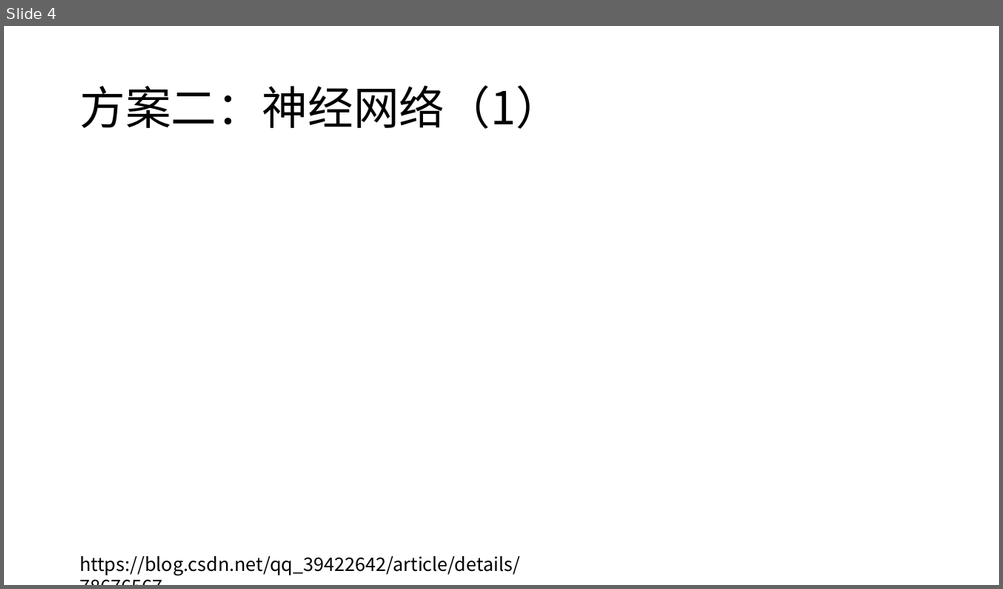
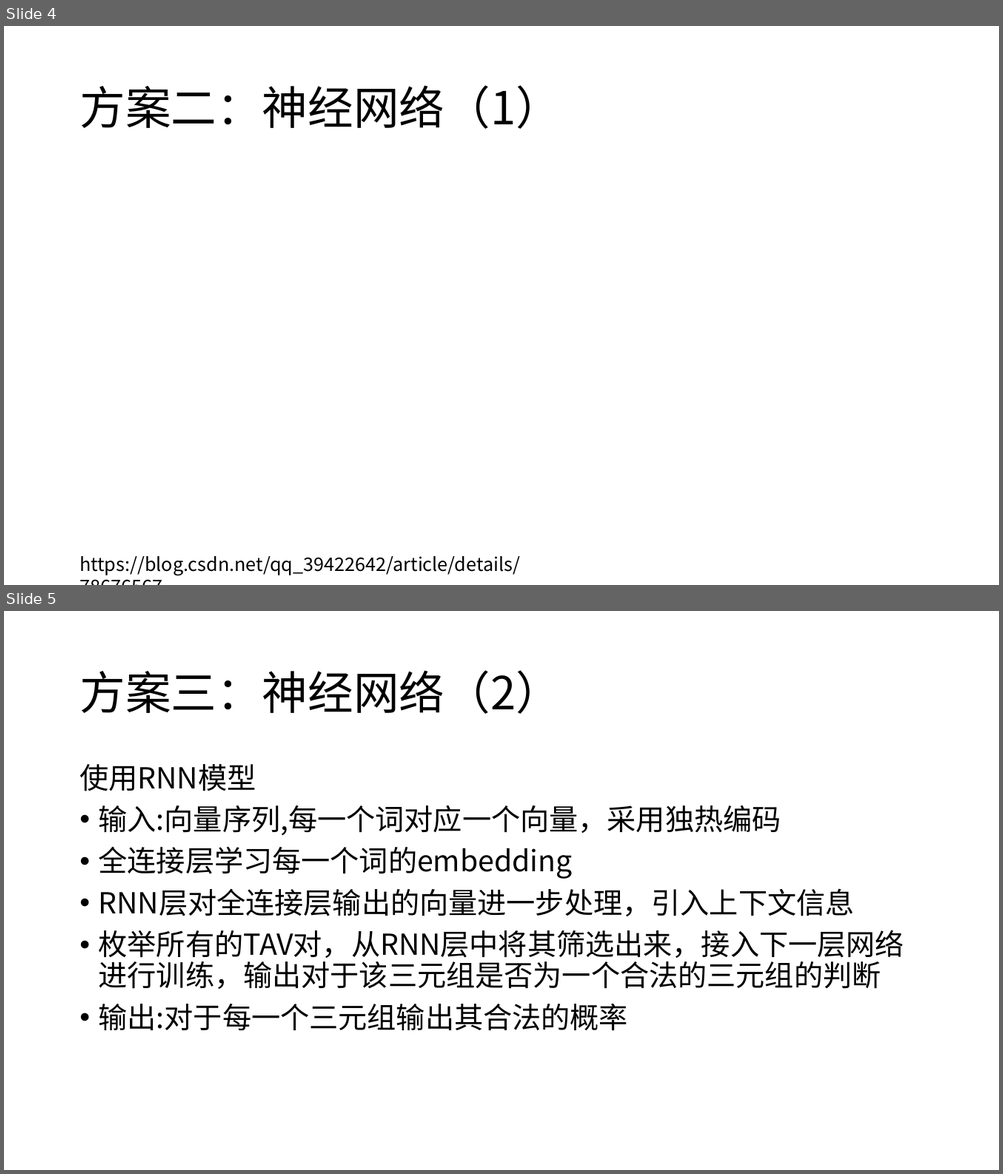
Before and after one commit to feiyu-byte/Triple-Matching, a slide deck: triple matching design.pptx. Shown one above the other, each under a label of ours: slide 4 before the commit, slides 4 and 5 after it. The pictures are 1003x589 and 1003x1174 pixels, drawn with LibreOffice and Linux fonts; fonts in the diff are those of the drawing; grey boxes stand for pictures. Boxes give left, top, right and bottom in pixels: in the first picture for what was removed or moved away, otherwise in the second. Text is boxed around its words. In the diff, an @@ line names an element or a change of style, - is before the commit and + after.

Commit message:
ppt

```diff
--- a/triple matching design.pptx
+++ b/triple matching design.pptx
@@ slide 5 added at (4, 611, 999, 1170), background #FFFFFF @@
@@ title added at (79, 670, 561, 714), 44 pt, text #000000 @@
+方案三：神经网络（2）
@@ text added at (79, 764, 904, 1031), 28 pt, text #000000 @@
+使用RNN模型
+• 输入:向量序列,每一个词对应一个向量，采用独热编码
+• 全连接层学习每一个词的embedding
+• RNN层对全连接层输出的向量进一步处理，引入上下文信息
+• 枚举所有的TAV对，从RNN层中将其筛选出来，接入下一层网络进行训练，输出对于该三元组是否为一个合法的三元组的判断
+• 输出:对于每一个三元组输出其合法的概率
```
